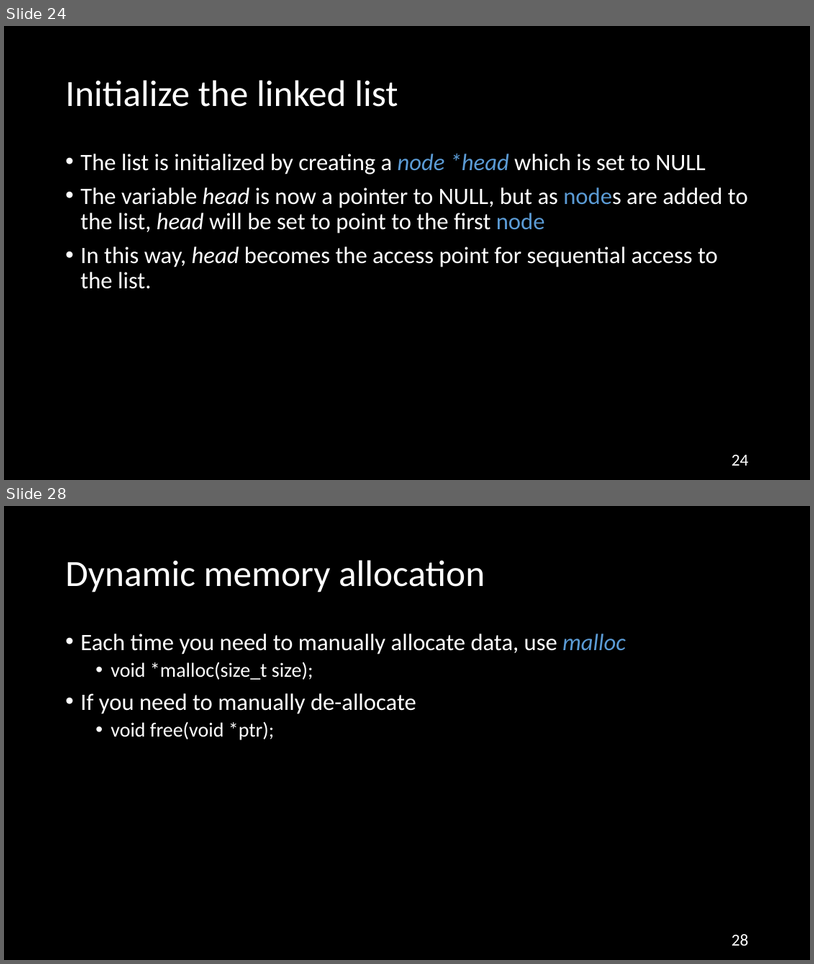
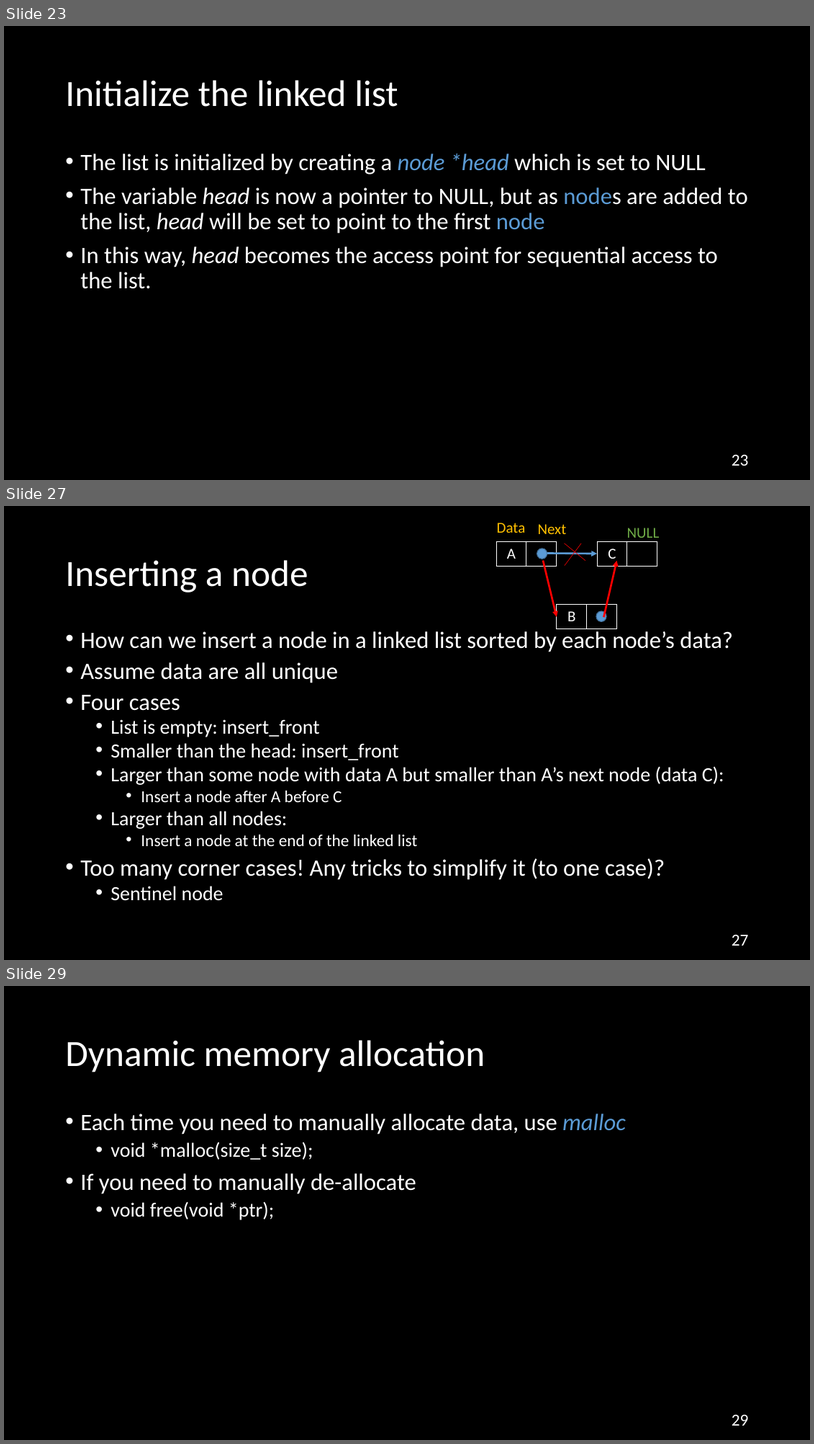
Before and after one commit to NYU-CSO/nyu-cso.github.io, a slide deck: rec-notes/r06.pptx. Shown one above the other, each under a label of ours: slides 24 and 28 before the commit, slides 23, 27 and 29 after it; the slides between them are not shown. The pictures are 814x964 and 814x1444 pixels, drawn with LibreOffice and Linux fonts; fonts in the diff are those of the drawing. Boxes give left, top, right and bottom in pixels: in the first picture for what was removed or moved away, otherwise in the second. Text is boxed around its words. In the diff, an @@ line names an element or a change of style, - is before the commit and + after.

```diff
--- a/rec-notes/r06.pptx
+++ b/rec-notes/r06.pptx
@@ slide 27 added at box(4, 506, 810, 960), background #000000 @@
@@ text added at box(497, 523, 526, 533), 18 pt, text #FFC000 @@
+Data
@@ text added at box(538, 524, 567, 534), 18 pt, text #FFC000 @@
+Next
@@ table added at box(496, 541, 557, 566), 1 rows, 2 columns @@
+A | 
@@ ellipse added at box(538, 548, 548, 559), fill #5B9BD5, outline #43739E 1 pt @@
@@ line added from (565, 543) to (586, 561), #FF0000 0.5 pt @@
@@ line added from (565, 566) to (581, 543), #FF0000 0.5 pt @@
@@ table added at box(597, 541, 658, 566), 1 rows, 2 columns @@
+C | 
@@ text added at box(628, 528, 660, 543), 18 pt, text #70AD47 @@
+NULL
@@ title added at box(65, 560, 308, 592), 44 pt, text #FFFFFF @@
+Inserting a node
@@ arrow added from (543, 561) to (557, 617), #FF0000 2.25 pt @@
@@ arrow added from (548, 554) to (597, 554), #5B9BD5 2.25 pt @@
@@ arrow added from (604, 618) to (617, 561), #FF0000 2.25 pt @@
@@ table added at box(557, 605, 617, 629), 1 rows, 2 columns @@
+B | 
@@ ellipse added at box(597, 611, 607, 621), fill #5B9BD5, outline #43739E 1 pt @@
@@ text added at box(80, 628, 733, 901), 24 pt, text #FFFFFF @@
+• How can we insert a node in a linked list sorted by each node’s data?
+• Assume data are all unique
+• Four cases
+  • List is empty: insert_front
+  • Smaller than the head: insert_front
+  • Larger than some node with data A but smaller than A’s next node (data C):
+    • Insert a node after A before C
+  • Larger than all nodes:
+    • Insert a node at the end of the linked list
+• Too many corner cases! Any tricks to simplify it (to one case)?
+  • Sentinel node
@@ page number added at box(732, 934, 749, 945), 20 pt, text #FFFFFF @@
+27
@@ what was slide 24 is now slide 23 @@
@@ page number at box(732, 454, 749, 465): text changed @@
-24
+23
@@ what was slide 28 is now slide 29 @@
@@ page number at box(732, 1414, 749, 1425): text changed @@
-28
+29
```
Also in this commit, not shown: 9 slides changed, 12 other slides added, 12 slides removed, 1 other file.
